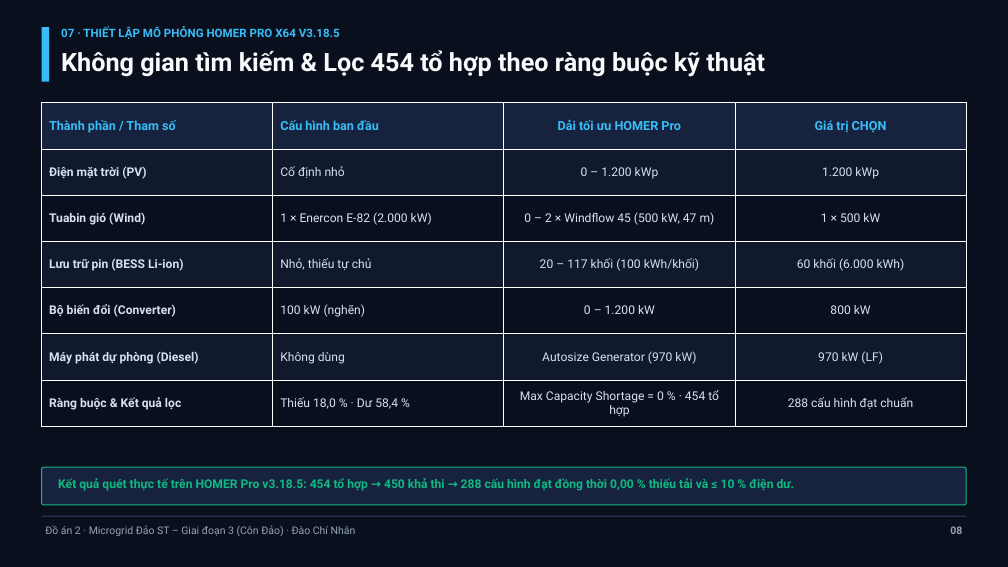
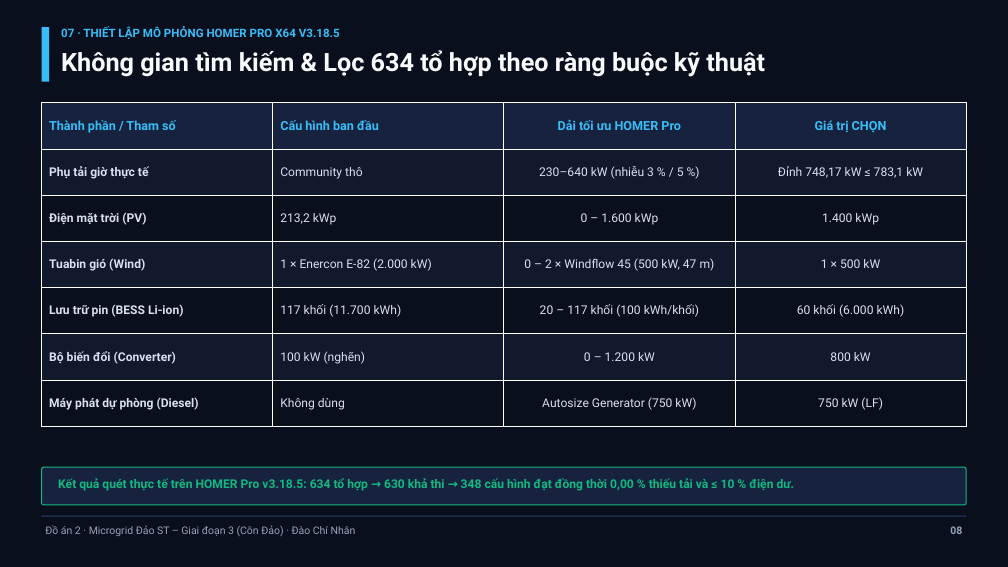
Before and after one commit to huongpro123/DoAn2_Microgrid_ConDao_ChiNhan, a slide deck: slide 8 of HO_SO_NOP_BAO_CAO_CHINH_THUC/07_Slide_Thuyet_Trinh_15_Trang_ST_Giai_Doan_3.pptx. Drawn at 1008x567 pixels with LibreOffice and Linux fonts; fonts in the diff are those of the drawing. Boxes give left, top, right and bottom in pixels: in the first picture for what was removed or moved away, otherwise in the second. Text is boxed around its words. In the diff, an @@ line names an element or a change of style, - is before the commit and + after.

Commit message:
Final 783.1kW release: sync report 100/100 (49p), 16 slides, script & HOMER Pro results

```diff
--- a/HO_SO_NOP_BAO_CAO_CHINH_THUC/07_Slide_Thuyet_Trinh_15_Trang_ST_Giai_Doan_3.pptx
+++ b/HO_SO_NOP_BAO_CAO_CHINH_THUC/07_Slide_Thuyet_Trinh_15_Trang_ST_Giai_Doan_3.pptx
@@ text at bbox=[61, 50, 765, 77]: text changed @@
-Không gian tìm kiếm & Lọc 454 tổ hợp theo ràng buộc kỹ thuật
+Không gian tìm kiếm & Lọc 634 tổ hợp theo ràng buộc kỹ thuật
@@ table at bbox=[42, 103, 967, 426] @@
-row 2: Điện mặt trời (PV) | Cố định nhỏ | 0 – 1.200 kWp | 1.200 kWp
+row 2: Phụ tải giờ thực tế | Community thô | 230–640 kW (nhiễu 3 % / 5 %) | Đỉnh 748,17 kW ≤ 783,1 kW
+row 3: Điện mặt trời (PV) | 213,2 kWp | 0 – 1.600 kWp | 1.400 kWp
-row 5, column 2: Nhỏ, thiếu tự chủ
+row 5, column 2: 117 khối (11.700 kWh)
-row 6: Máy phát dự phòng (Diesel) | Không dùng | Autosize Generator (970 kW) | 970 kW (LF)
-row 7: Ràng buộc & Kết quả lọc | Thiếu 18,0 % · Dư 58,4 % | Max Capacity Shortage = 0 % · 454 tổ hợp | 288 cấu hình đạt chuẩn
+row 7: Máy phát dự phòng (Diesel) | Không dùng | Autosize Generator (750 kW) | 750 kW (LF)
@@ text at bbox=[58, 478, 795, 491]: text changed @@
-Kết quả quét thực tế trên HOMER Pro v3.18.5: 454 tổ hợp → 450 khả thi → 288 cấu hình đạt đồng thời 0,00 % thiếu tải và ≤ 10 % điện dư.
+Kết quả quét thực tế trên HOMER Pro v3.18.5: 634 tổ hợp → 630 khả thi → 348 cấu hình đạt đồng thời 0,00 % thiếu tải và ≤ 10 % điện dư.
```
Also in this commit, not shown: 14 other slides changed, 22 other files.
